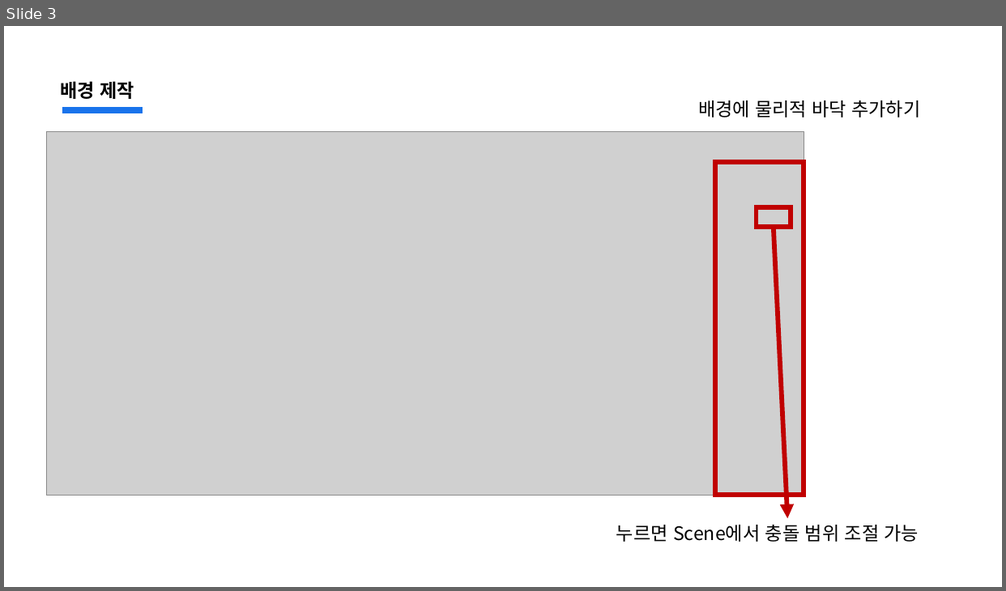
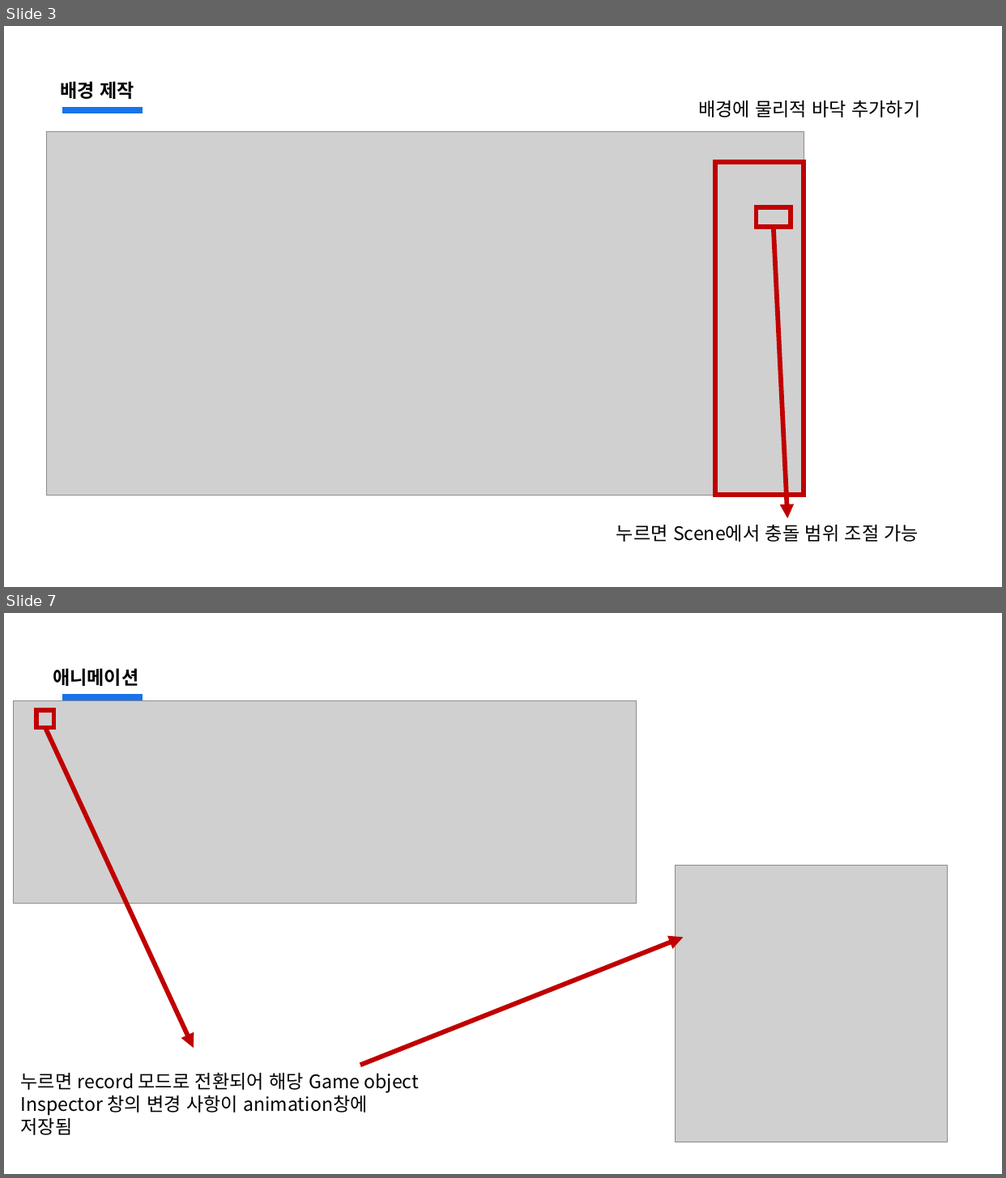
Before and after one commit to jsjin01/MJsec_Unity_Mentoring, a slide deck: MJsec_게임 개발 멘토링/MJsec_3주차.pptx. Shown one above the other, each under a label of ours: slide 3 before the commit, slides 3 and 7 after it; the slides between them are not shown. The pictures are 1006x591 and 1006x1178 pixels, drawn with LibreOffice and Linux fonts; fonts in the diff are those of the drawing; grey boxes stand for pictures. Boxes give left, top, right and bottom in pixels: in the first picture for what was removed or moved away, otherwise in the second. Text is boxed around its words. In the diff, an @@ line names an element or a change of style, - is before the commit and + after.

```diff
--- a/MJsec_게임 개발 멘토링/MJsec_3주차.pptx
+++ b/MJsec_게임 개발 멘토링/MJsec_3주차.pptx
@@ slide 7 added at <box>4,613,1002,1174</box>, background #FFFFFF; not listed: 1 template element that a slide beside it also shows @@
@@ text added at <box>53,668,138,686</box>, 18 pt, text #000000, bold @@
+애니메이션
@@ picture added at <box>13,701,637,904</box> @@
@@ rectangle added at <box>37,710,54,727</box>, outline #C00000 4.5 pt @@
@@ arrow added from (45, 727) to (194, 1048), #C00000 4.5 pt @@
@@ picture added at <box>675,865,948,1142</box> @@
@@ arrow added from (360, 1065) to (683, 937), #C00000 4.5 pt @@
@@ text added at <box>21,1072,420,1135</box>, 18 pt, text #000000 @@
+누르면 record 모드로 전환되어 해당 Game object Inspector 창의 변경 사항이 animation창에
+저장됨
```
Also in this commit, not shown: 1 slide changed, 6 other slides added, 27 other files.
